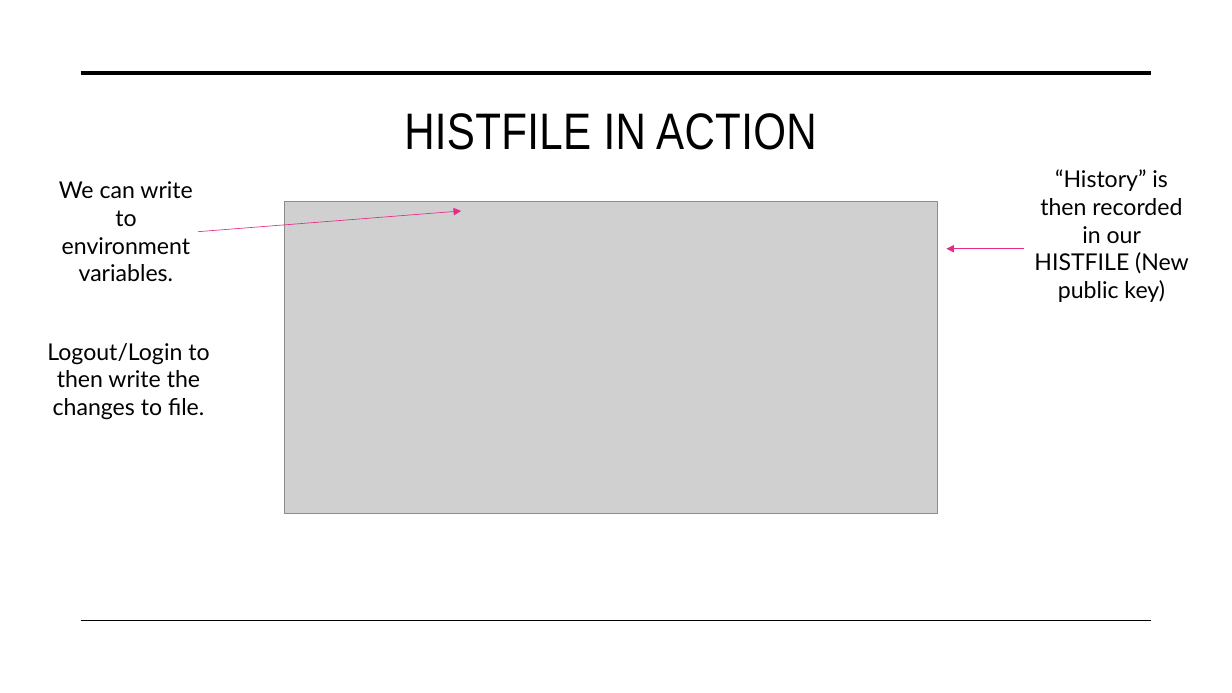
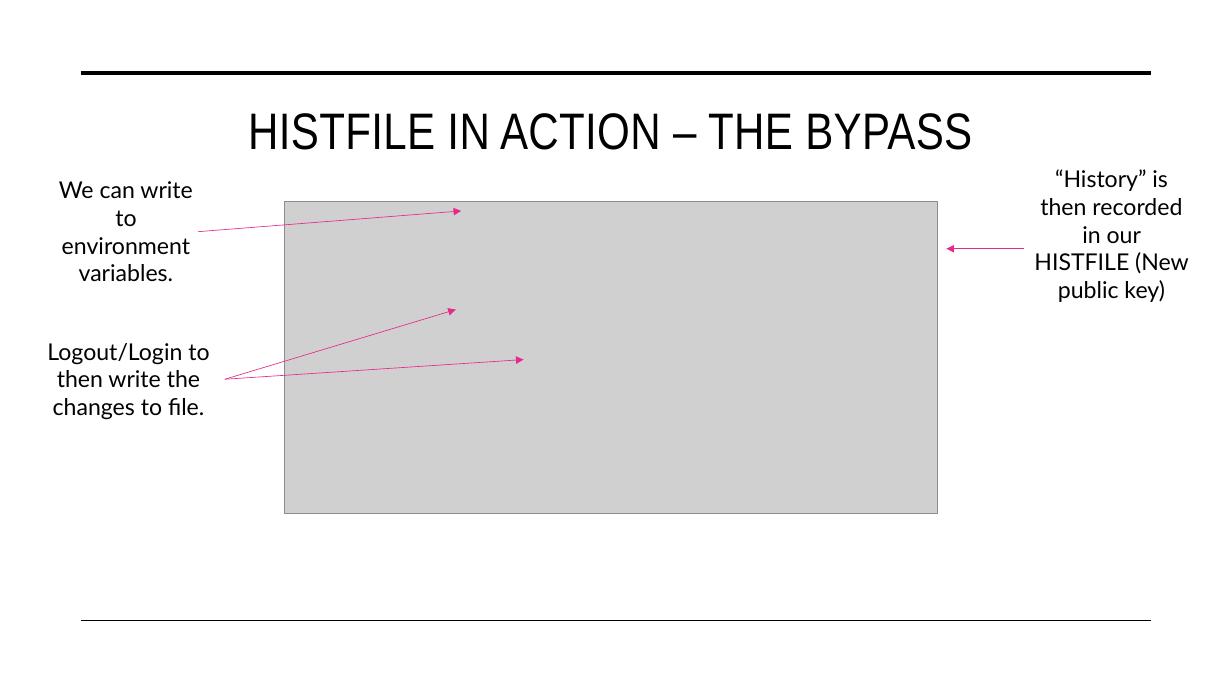
Before and after one commit to aqeebhussain122/hpc-offensive-security, a slide deck: slide 13 of Offensive Security Tactics for Linux Professionals - Linux Restricted Shell Escapes.pptx (slide 15 before the commit). Drawn at 1232x693 pixels with LibreOffice and Linux fonts; fonts in the diff are those of the drawing; grey boxes stand for pictures. Boxes give left, top, right and bottom in pixels: in the first picture for what was removed or moved away, otherwise in the second. Text is boxed around its words. In the diff, an @@ line names an element or a change of style, - is before the commit and + after.

```diff
--- a/Offensive Security Tactics for Linux Professionals - Linux Restricted Shell Escapes.pptx
+++ b/Offensive Security Tactics for Linux Professionals - Linux Restricted Shell Escapes.pptx
@@ title at <box>248,113,972,150</box>: text changed @@
-HISTFILE IN ACTION
+HISTFILE IN ACTION – THE BYPASS
@@ arrow added from (225, 379) to (456, 310), #E72989 0.5 pt @@
@@ arrow added from (225, 379) to (524, 360), #E72989 0.5 pt @@
```
Also in this commit, not shown: 1 other slide changed, 1 slide added, 2 slides removed.
